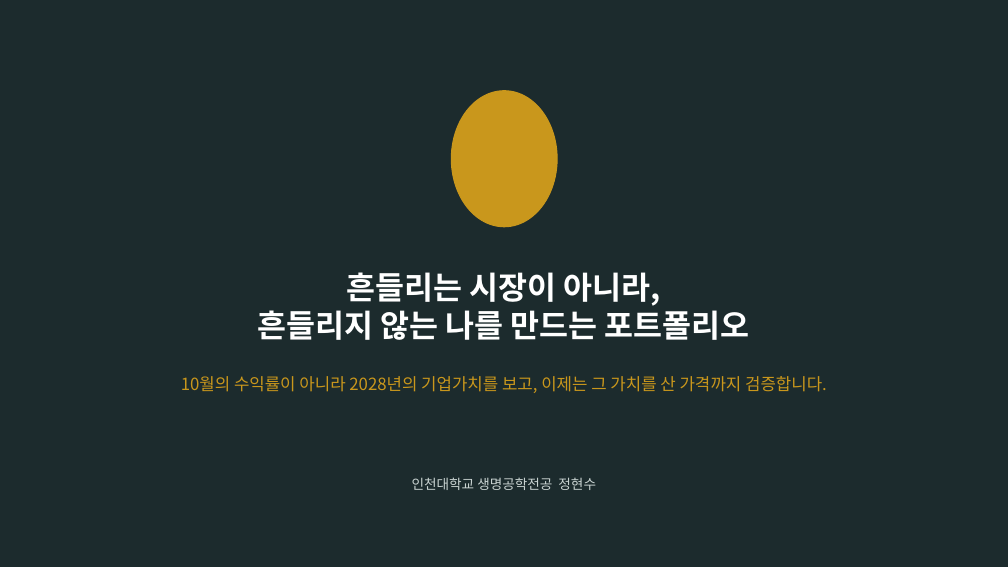
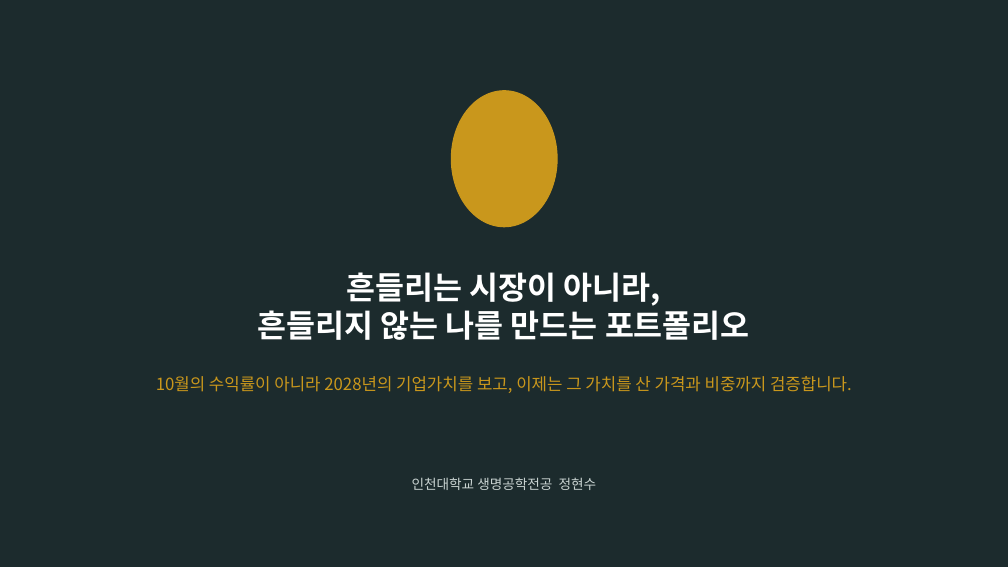
Before and after one commit to HyeonSooJ/marcap, a slide deck: slide 22 of 가치투자대회_최종보고서_정현수.pptx (slide 20 before the commit). Drawn at 1008x567 pixels with LibreOffice and Linux fonts; fonts in the diff are those of the drawing. Boxes give left, top, right and bottom in pixels: in the first picture for what was removed or moved away, otherwise in the second. Text is boxed around its words. In the diff, an @@ line names an element or a change of style, - is before the commit and + after.

```diff
--- a/가치투자대회_최종보고서_정현수.pptx
+++ b/가치투자대회_최종보고서_정현수.pptx
@@ text at box(156, 376, 852, 393): text changed @@
-10월의 수익률이 아니라 2028년의 기업가치를 보고, 이제는 그 가치를 산 가격까지 검증합니다.
+10월의 수익률이 아니라 2028년의 기업가치를 보고, 이제는 그 가치를 산 가격과 비중까지 검증합니다.
```
Also in this commit, not shown: 9 other slides changed, 2 slides added.
